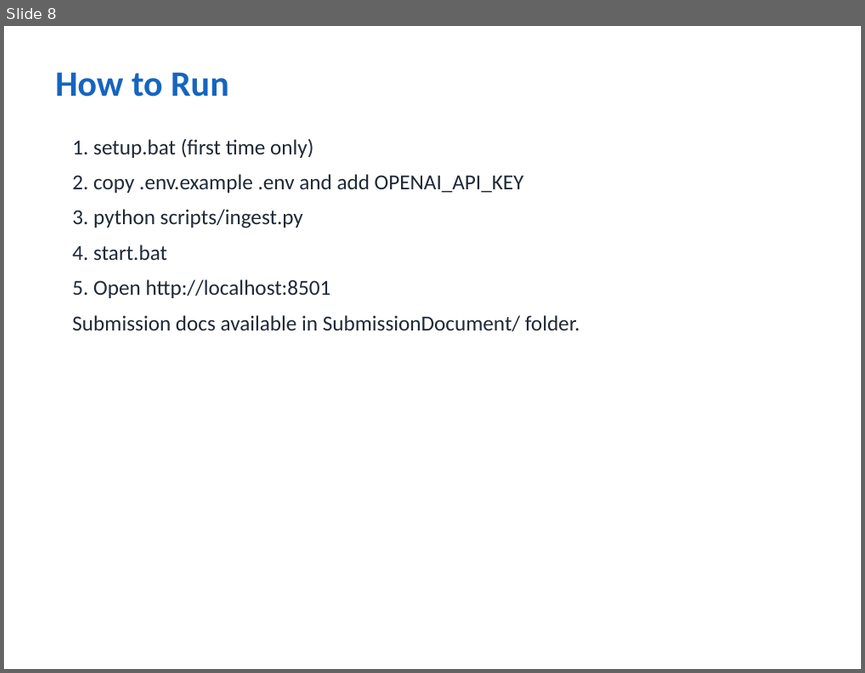
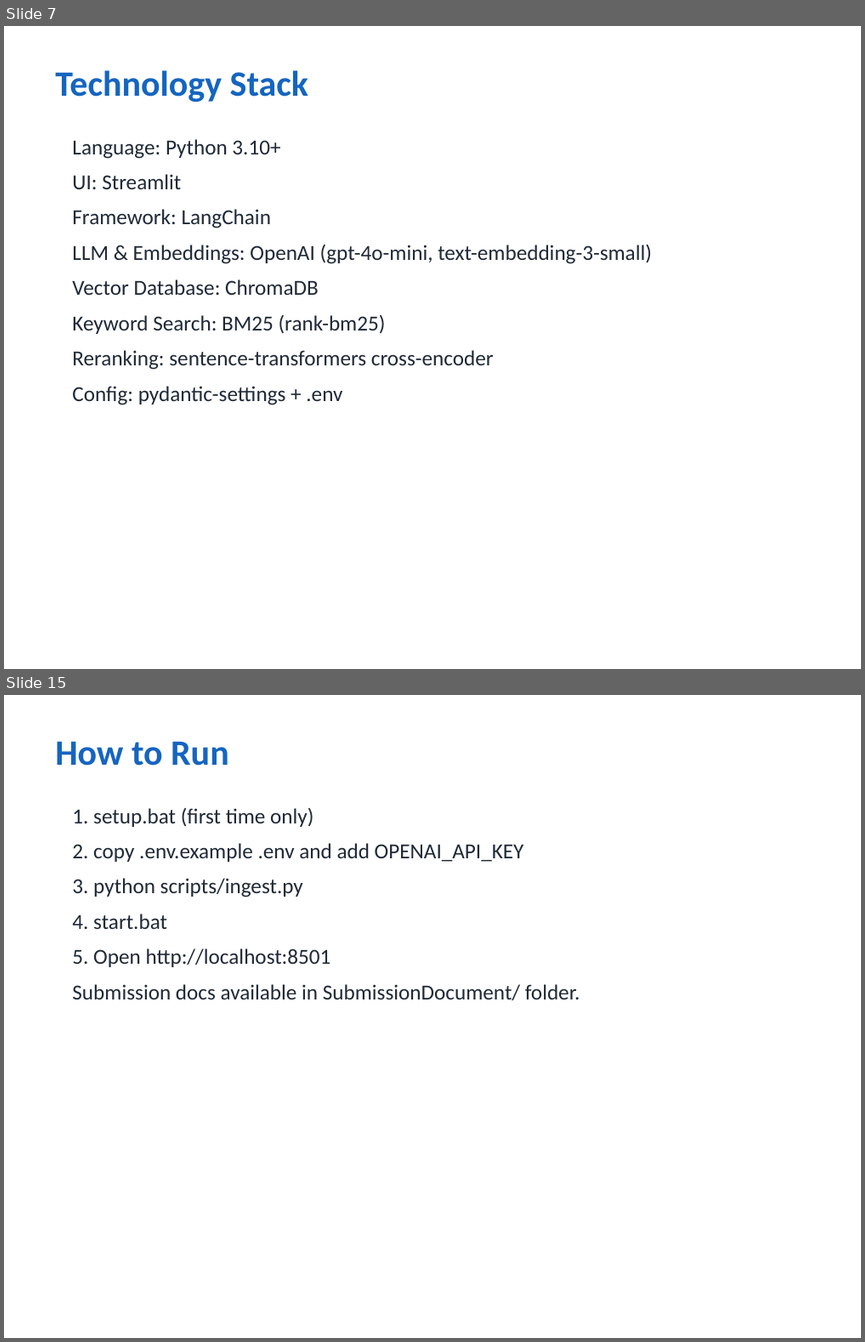
Before and after one commit to vivekkumar-io/iit-patna, a slide deck: SubmissionDocument/Enterprise_Knowledge_Assistant_Vivek_kumar.pptx. Shown one above the other, each under a label of ours: slide 8 before the commit, slides 7 and 15 after it; the slides between them are not shown. The pictures are 865x673 and 865x1342 pixels, drawn with LibreOffice and Linux fonts; fonts in the diff are those of the drawing. Boxes give left, top, right and bottom in pixels: in the first picture for what was removed or moved away, otherwise in the second. Text is boxed around its words. In the diff, an @@ line names an element or a change of style, - is before the commit and + after.

```diff
--- a/SubmissionDocument/Enterprise_Knowledge_Assistant_Vivek_kumar.pptx
+++ b/SubmissionDocument/Enterprise_Knowledge_Assistant_Vivek_kumar.pptx
@@ slide 7 added at (4, 26, 861, 669), background #FFFFFF @@
@@ text added at (55, 70, 308, 102), 30 pt, text #1565C0, bold @@
+Technology Stack
@@ text added at (72, 139, 652, 405), 18 pt, text #1F2937 @@
+Language: Python 3.10+
+UI: Streamlit
+Framework: LangChain
+LLM & Embeddings: OpenAI (gpt-4o-mini, text-embedding-3-small)
+Vector Database: ChromaDB
+Keyword Search: BM25 (rank-bm25)
+Reranking: sentence-transformers cross-encoder
+Config: pydantic-settings + .env
@@ what was slide 8 is now slide 15 @@
```
Also in this commit, not shown: 5 slides changed, 6 other slides added, 1 other file.
